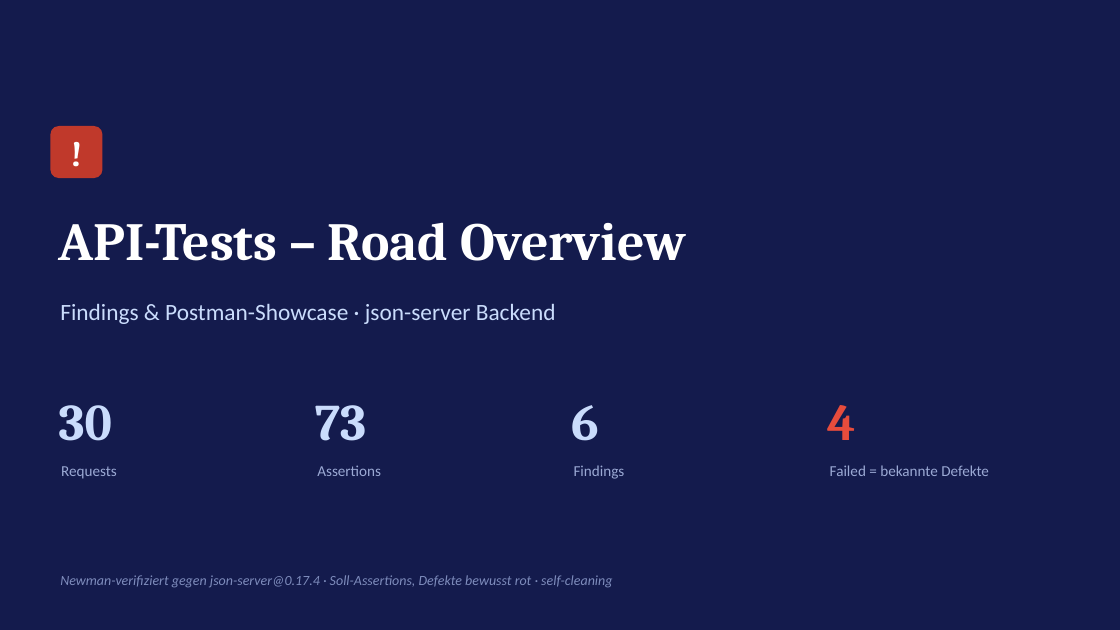
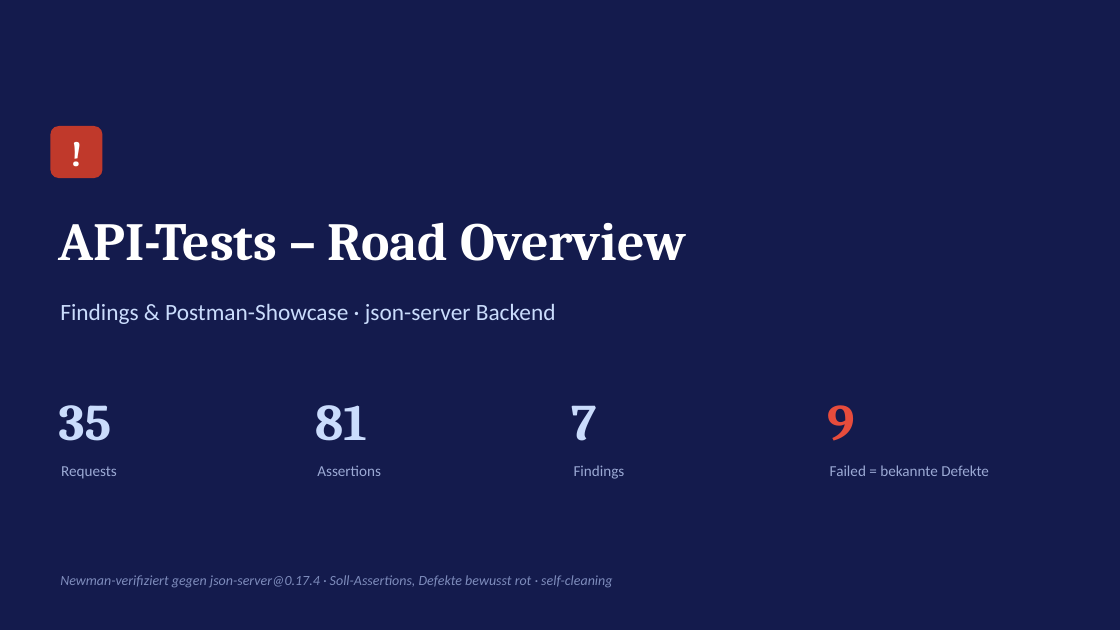
Before and after one commit to emrebaser94/edgital, a slide deck: slide 1 of api-tests/road-overview-api-findings.pptx. Drawn at 1120x630 pixels with LibreOffice and Linux fonts; fonts in the diff are those of the drawing. Boxes give left, top, right and bottom in pixels: in the first picture for what was removed or moved away, otherwise in the second. Text is boxed around its words. In the diff, an @@ line names an element or a change of style, - is before the commit and + after.

```diff
--- a/api-tests/road-overview-api-findings.pptx
+++ b/api-tests/road-overview-api-findings.pptx
@@ text at <box>59,405,112,441</box>: text changed @@
-30
+35
@@ text at <box>315,405,367,441</box>: text changed @@
-73
+81
@@ text at <box>571,405,596,441</box>: text changed @@
-6
+7
@@ text at <box>827,405,854,441</box>: text changed @@
-4
+9
```
Also in this commit, not shown: 7 other slides changed, 1 slide added, 3 other files.
